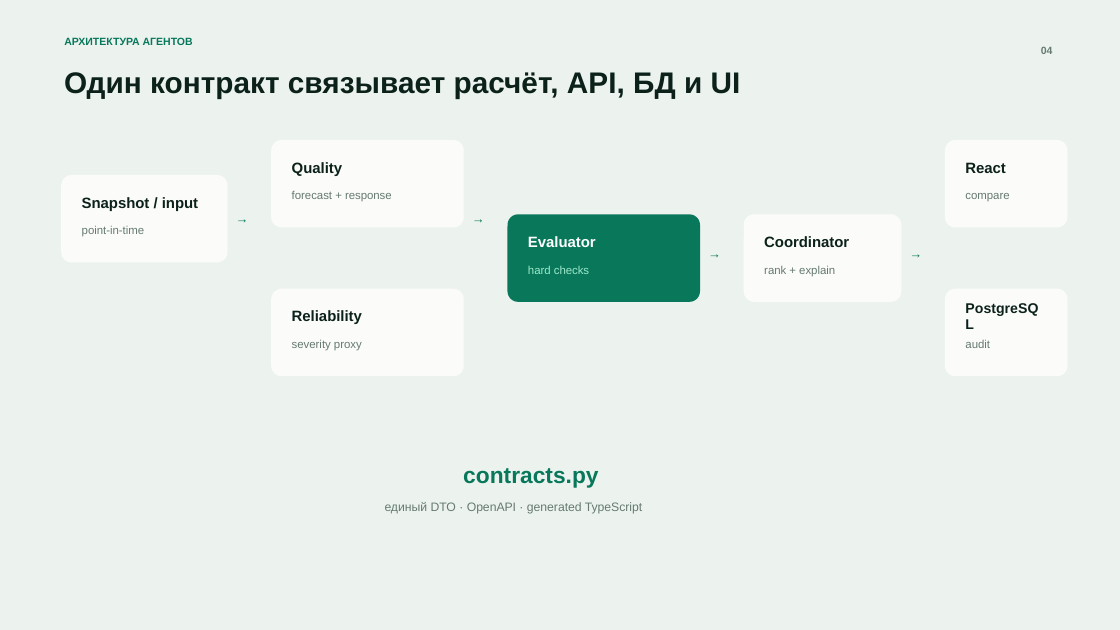
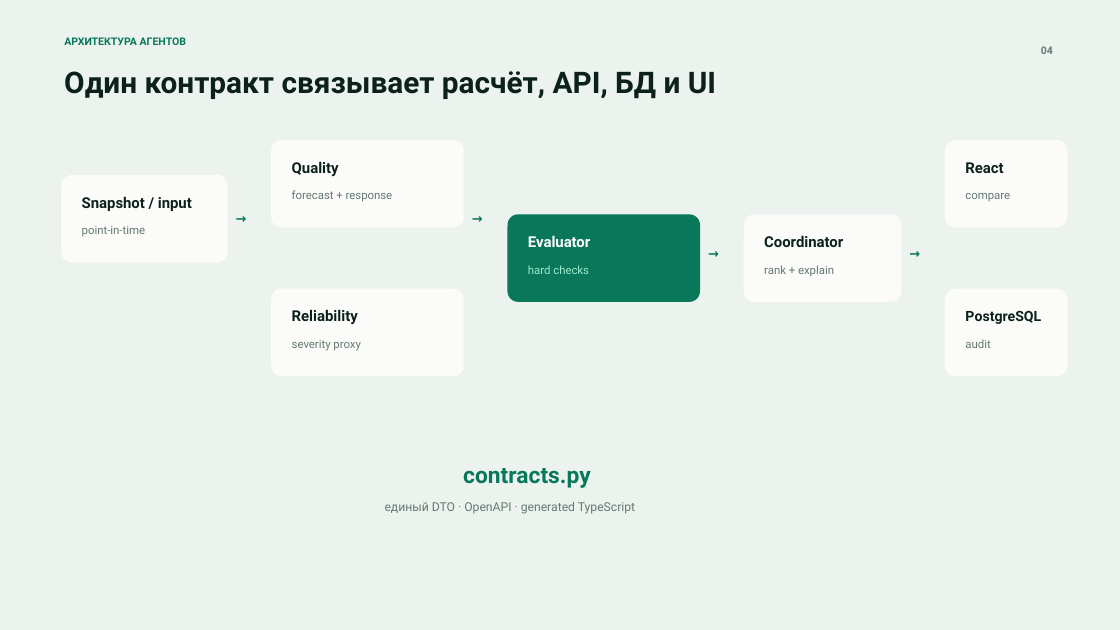
Before and after one commit to l1berty-dev/neftecode-hackathon, a slide deck: slide 4 of docs/presentation/Neftecode_Advisor.pptx. Drawn at 1120x630 pixels with LibreOffice and Linux fonts; fonts in the diff are those of the drawing. Boxes give left, top, right and bottom in pixels: in the first picture for what was removed or moved away, otherwise in the second. Text is boxed around its words. In the diff, an @@ line names an element or a change of style, - is before the commit and + after.

```diff
--- a/docs/presentation/Neftecode_Advisor.pptx
+++ b/docs/presentation/Neftecode_Advisor.pptx
@@ font Arial to Roboto in 22 elements at box(64, 37, 186, 45), box(64, 71, 716, 99), box(82, 196, 192, 211), box(82, 226, 145, 236), box(292, 161, 339, 176), box(292, 190, 393, 202), box(292, 309, 358, 324), box(292, 340, 360, 351), box(528, 235, 590, 247), box(528, 265, 589, 274), box(764, 235, 843, 247), box(764, 265, 834, 276), box(965, 162, 1003, 173), box(965, 193, 1010, 201), box(965, 311, 1041, 324), box(965, 339, 990, 348), box(463, 468, 590, 488), box(385, 502, 635, 514), box(228, 203, 257, 235), box(464, 203, 493, 235), box(700, 238, 729, 270), box(902, 238, 931, 270) @@
```
Also in this commit, not shown: 9 other slides changed, 7 other files.
